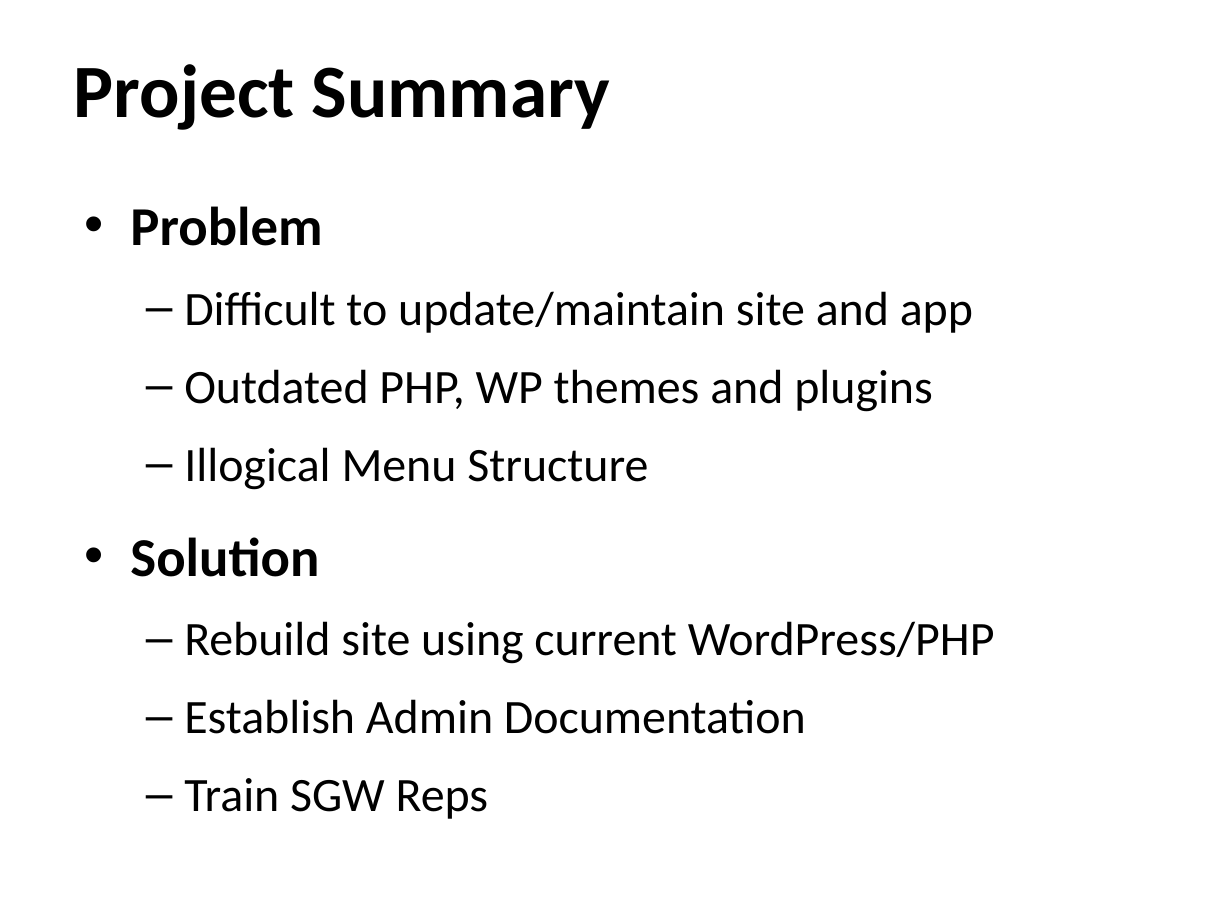
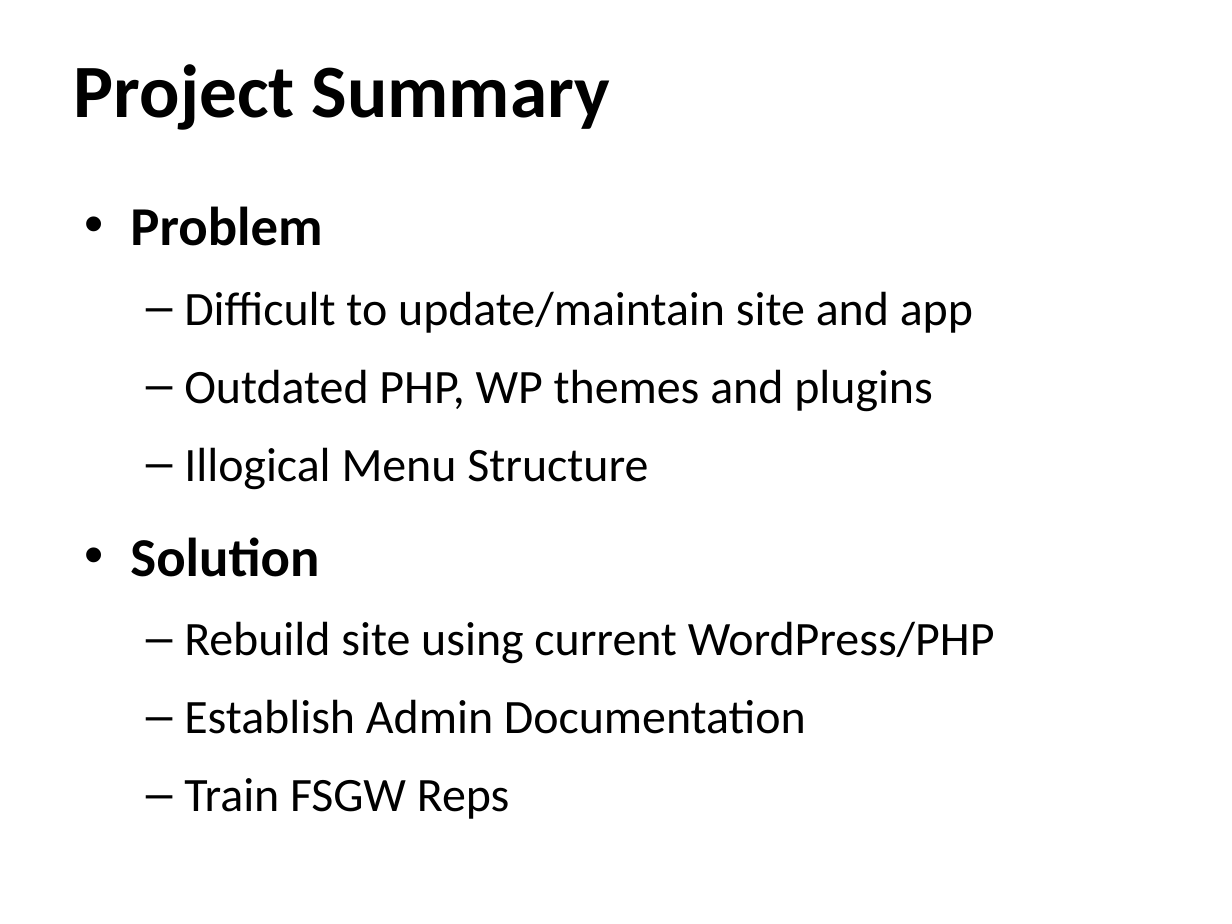
Before and after one commit to ehsantos11/MIST7590-Smithgall-Project, a slide deck: slide 7 of SGW Project Update (Final) 29Nov17.pptx. Drawn at 1232x924 pixels with LibreOffice and Linux fonts; fonts in the diff are those of the drawing; background and template pictures are left out. Boxes give left, top, right and bottom in pixels: in the first picture for what was removed or moved away, otherwise in the second. Text is boxed around its words. In the diff, an @@ line names an element or a change of style, - is before the commit and + after.

```diff
--- a/SGW Project Update (Final) 29Nov17.pptx
+++ b/SGW Project Update (Final) 29Nov17.pptx
@@ text at <box>184,778,510,819</box>: text changed @@
-  – Train SGW Reps
+  – Train FSGW Reps
```
Also in this commit, not shown: 1 other slide changed.
